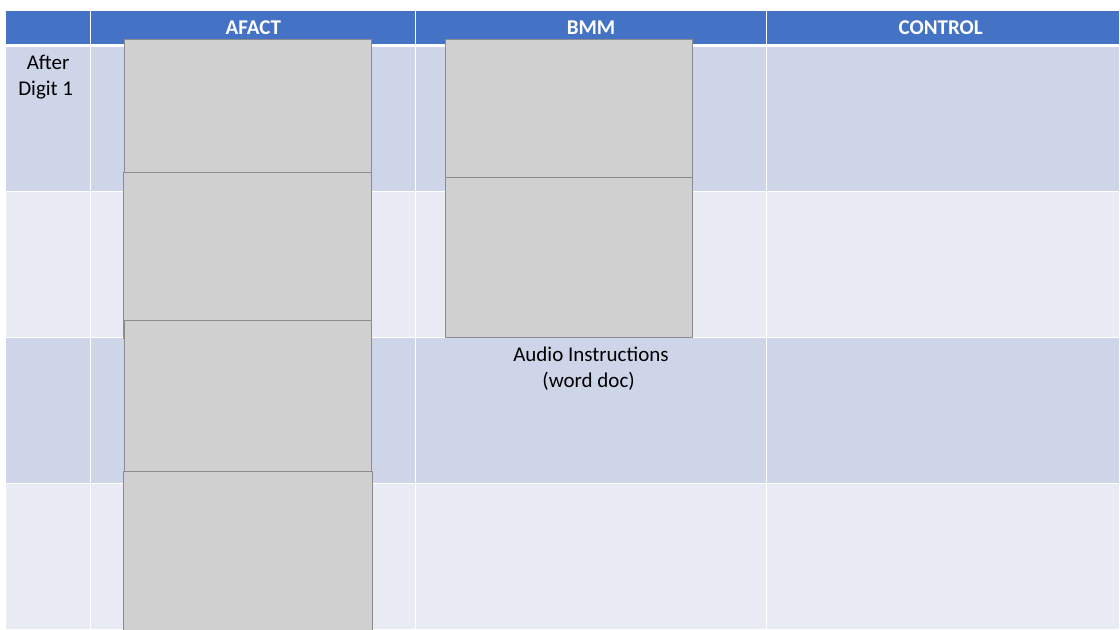
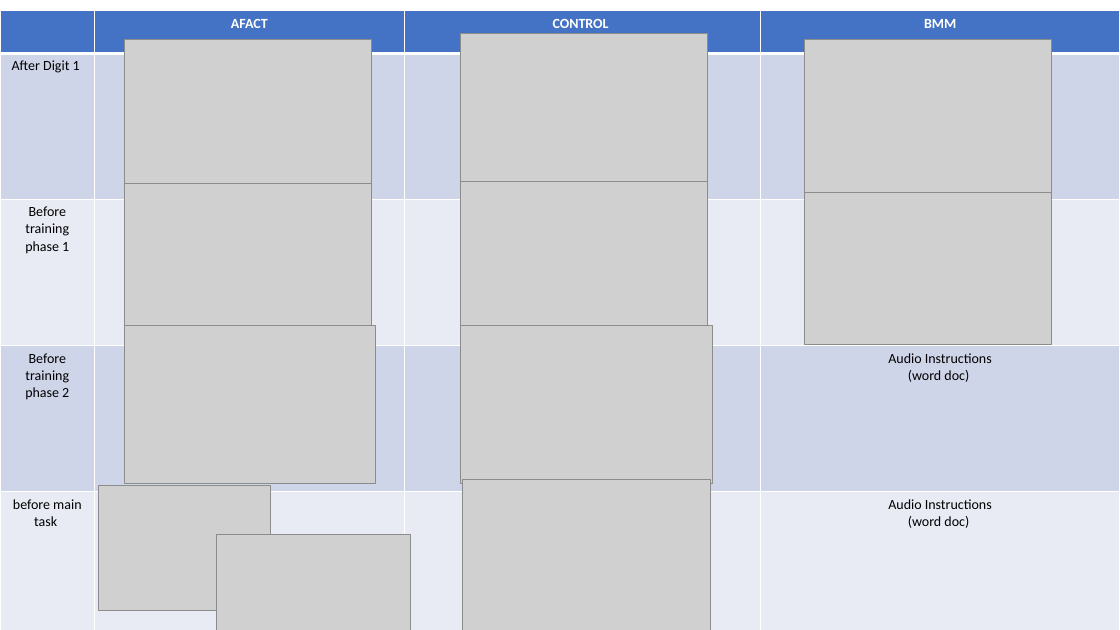
Before and after one commit to TomerOz/stp-project, a slide deck: slide 1 of Instructions_Pictures/3_conditions_inst.pptx. Drawn at 1120x630 pixels with LibreOffice and Linux fonts; fonts in the diff are those of the drawing; grey boxes stand for pictures. Boxes give left, top, right and bottom in pixels: in the first picture for what was removed or moved away, otherwise in the second. Text is boxed around its words. In the diff, an @@ line names an element or a change of style, - is before the commit and + after.

```diff
--- a/Instructions_Pictures/3_conditions_inst.pptx
+++ b/Instructions_Pictures/3_conditions_inst.pptx
@@ table at <box>0,11,1120,630</box> @@
-row 1, column 3: BMM
+row 1, column 3: CONTROL
-row 1, column 4: CONTROL
+row 1, column 4: BMM
-row 3, column 1: 
+row 3, column 1: Before training phase 1
-row 4:  |  | Audio Instructions / (word doc) | 
+row 4: Before training phase 2 |  |  | Audio Instructions / (word doc)
-row 5, column 1: 
+row 5, column 1: before main task
-row 5, column 4: 
+row 5, column 4: Audio Instructions / (word doc)
@@ size 18 to 12 pt in "AFACT", "After Digit 1" @@
@@ table: place and size @@
-table at <box>5,11,1120,630</box>
+table at <box>0,11,1120,630</box>
@@ picture added at <box>460,34,707,200</box> @@
@@ picture: place and size @@
-picture at <box>445,39,692,206</box>
+picture at <box>805,39,1052,206</box>
@@ picture: place and size @@
-picture at <box>124,172,371,339</box>
+picture at <box>124,184,371,342</box>
@@ picture: place and size @@
-picture at <box>445,178,692,339</box>
+picture at <box>460,182,707,340</box>
@@ picture added at <box>805,192,1052,344</box> @@
@@ picture: place and size @@
-picture at <box>125,320,372,479</box>
+picture at <box>124,325,376,483</box>
@@ picture added at <box>460,325,712,483</box> @@
@@ picture removed at <box>124,471,372,630</box> @@
@@ picture added at <box>98,486,271,610</box> @@
@@ picture added at <box>462,480,711,630</box> @@
@@ picture added at <box>217,534,410,630</box> @@
```
Also in this commit, not shown: 15 slides added, 6 other files.
